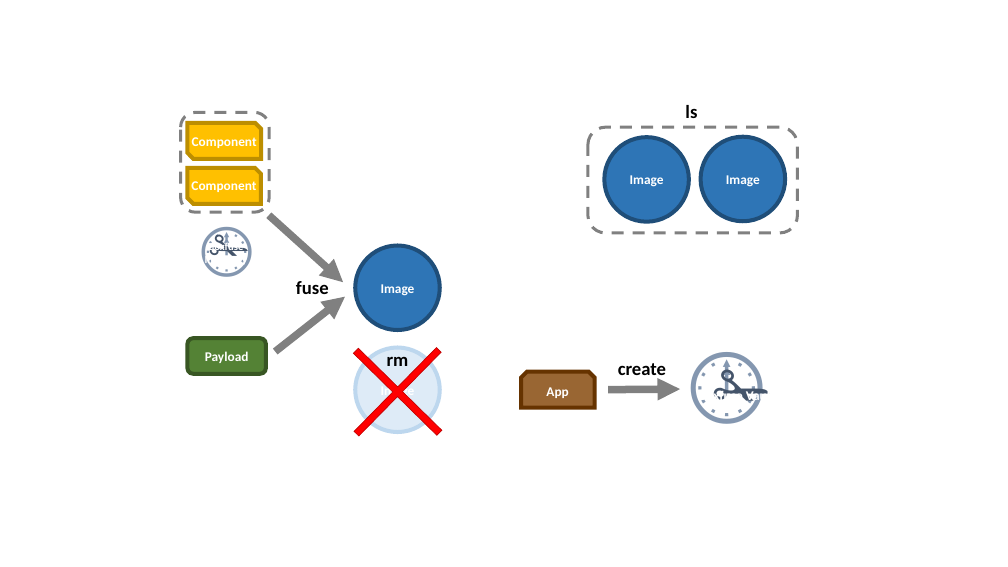
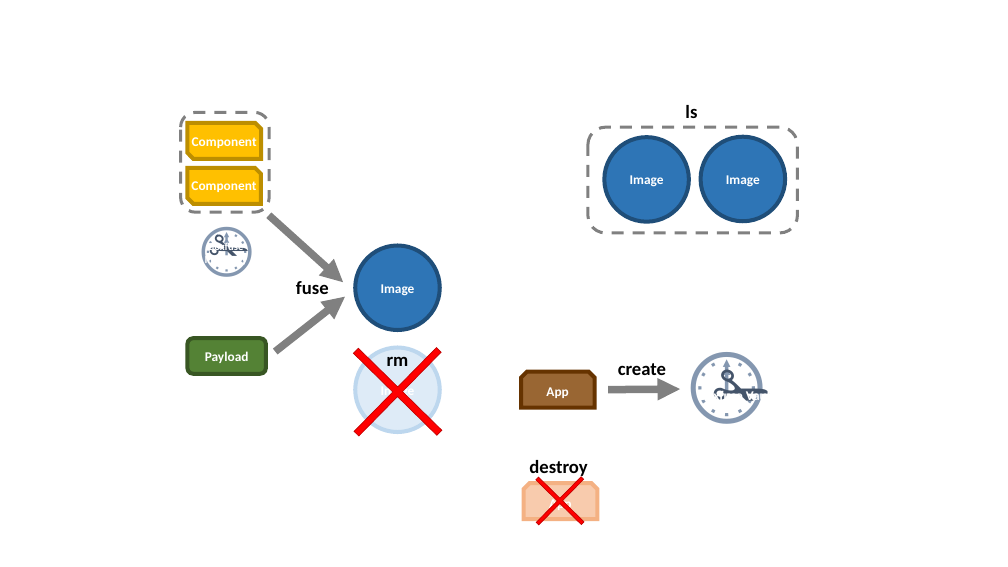
Before and after one commit to flyway/boxfuse.com, a slide deck: slide 25 of _sources/GettingStarted.pptx. Drawn at 1008x567 pixels with LibreOffice and Linux fonts; fonts in the diff are those of the drawing. Boxes give left, top, right and bottom in pixels: in the first picture for what was removed or moved away, otherwise in the second. Text is boxed around its words. In the diff, an @@ line names an element or a change of style, - is before the commit and + after.

Commit message:
Added destroy command

```diff
--- a/_sources/GettingStarted.pptx
+++ b/_sources/GettingStarted.pptx
@@ plus added at [515,456,605,546], fill #FF0000, outline #C00000 1 pt @@
@@ text added at [529,460,587,479], 28 pt, text #000000, bold @@
+destroy
@@ snip same rect added at [523,491,598,514], 20 pt, text #FFFFFF, bold @@
+App
@@ snip same rect added at [524,483,597,519], fill #F8CBAD, outline #F4B183 6 pt @@
```
Also in this commit, not shown: 1 other slide changed, 15 other files.
